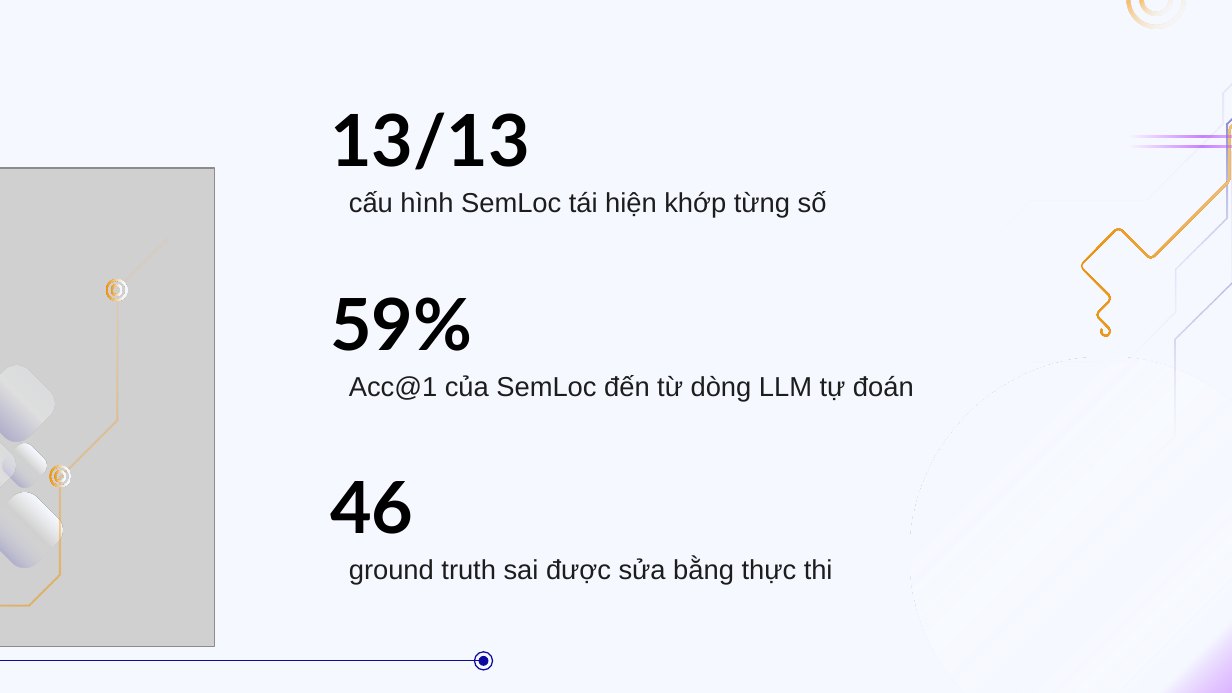
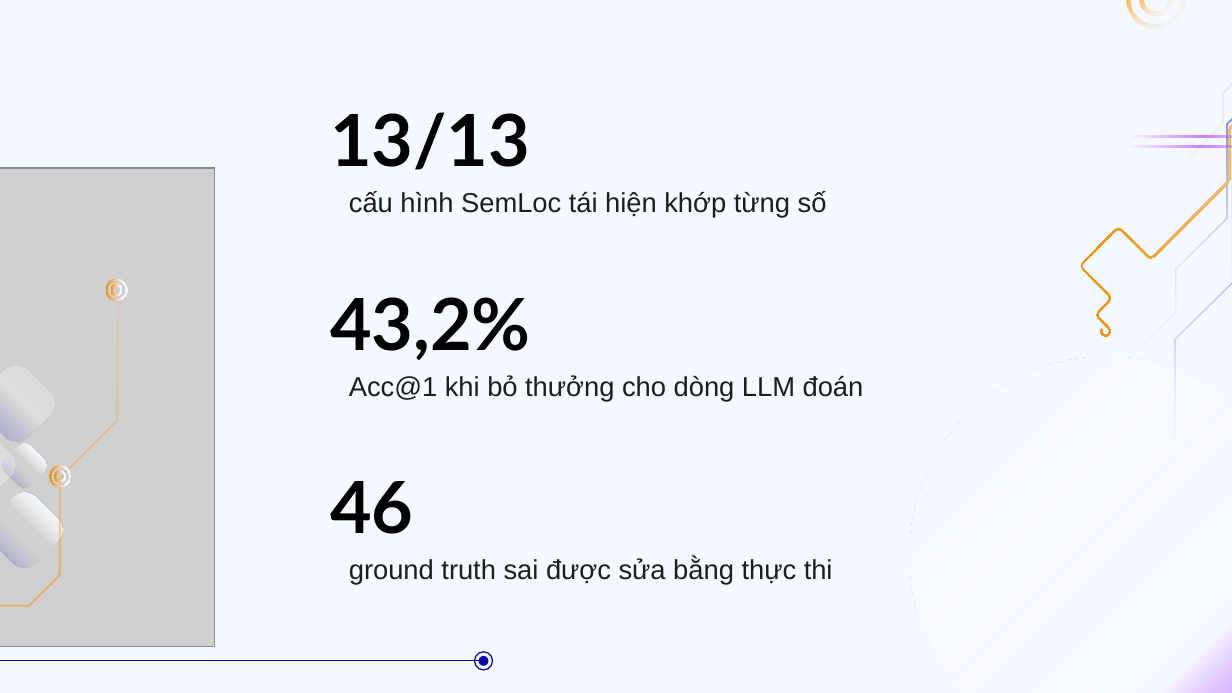
Before and after one commit to doanan293/grounded-or-guessed, a slide deck: slide 15 of docs/presentation/bao-cao-lan-1.pptx. Drawn at 1232x693 pixels with LibreOffice and Linux fonts; fonts in the diff are those of the drawing; grey boxes stand for pictures. Boxes give left, top, right and bottom in pixels: in the first picture for what was removed or moved away, otherwise in the second. Text is boxed around its words. In the diff, an @@ line names an element or a change of style, - is before the commit and + after.

Commit message:
docs: final-review fixes (top-1 guessed by construction everywhere, Acc@5 direction caveat, execution-evidence wording on slides, glossary longtable, head height)

```diff
--- a/docs/presentation/bao-cao-lan-1.pptx
+++ b/docs/presentation/bao-cao-lan-1.pptx
@@ title at bbox=[330, 297, 531, 360]: text changed @@
-59%
+43,2%
@@ subtitle at bbox=[349, 375, 864, 401]: text changed @@
-Acc@1 của SemLoc đến từ dòng LLM tự đoán
+Acc@1 khi bỏ thưởng cho dòng LLM đoán
```
Also in this commit, not shown: 5 other slides changed, 15 other files.
